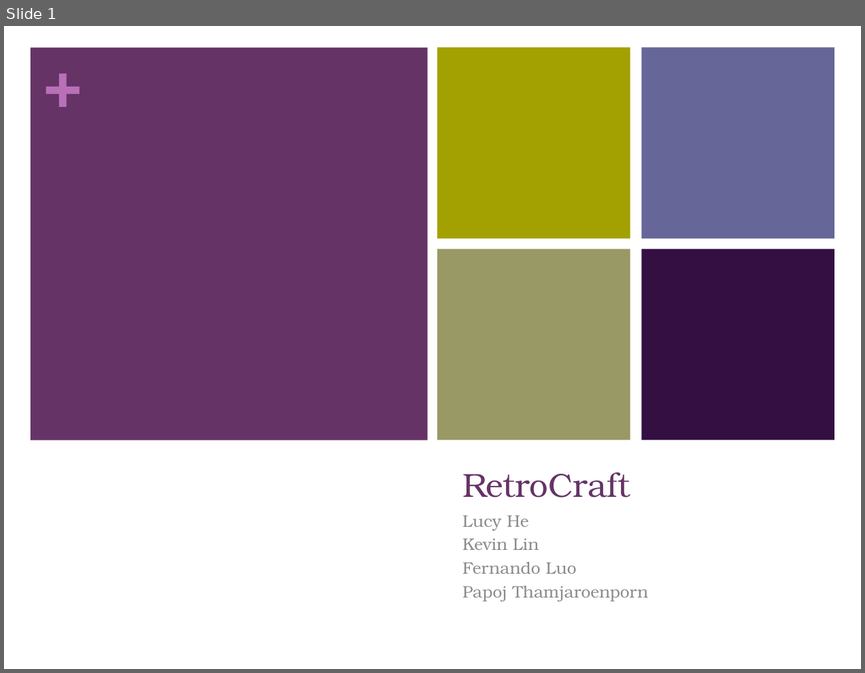
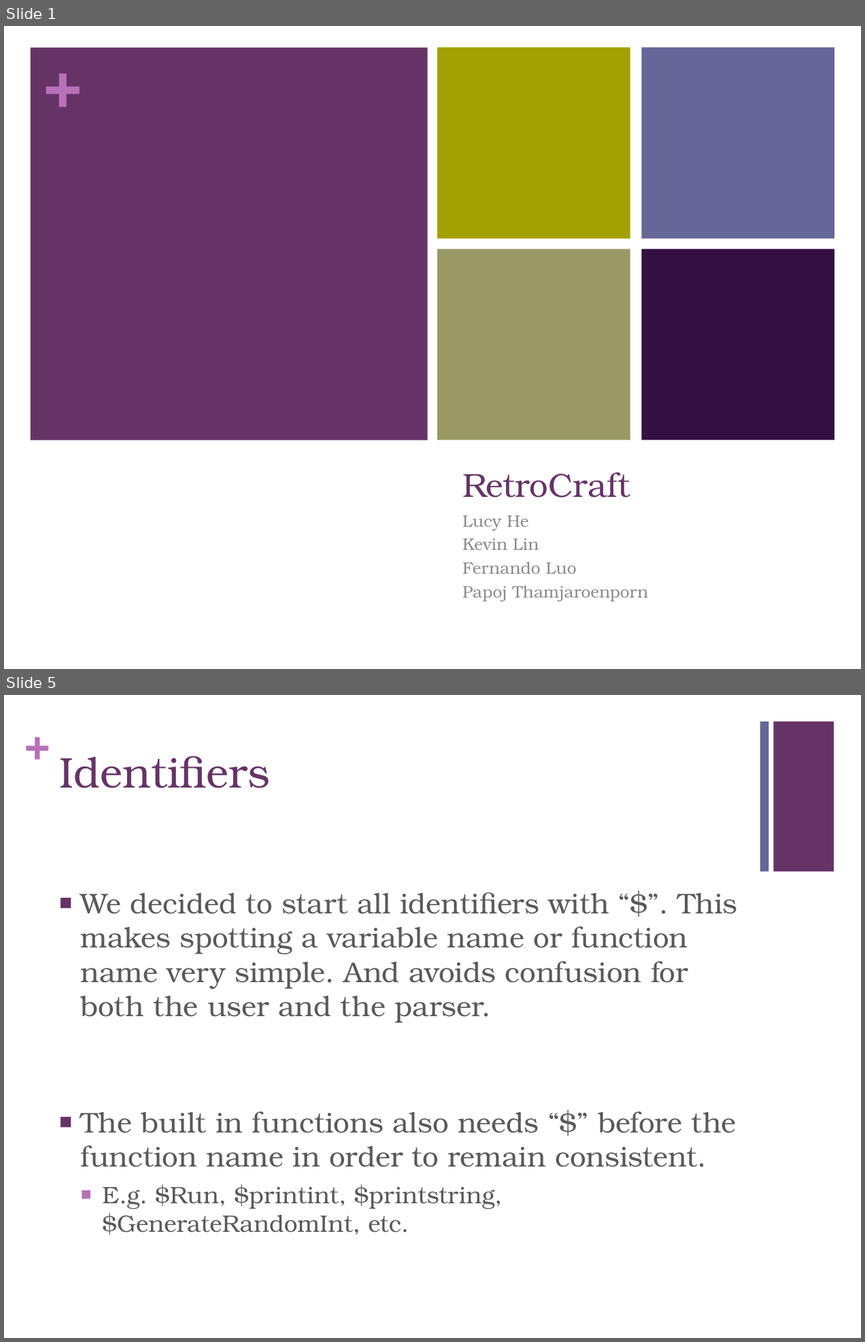
Before and after one commit to klin01/PLT, a slide deck: FinalReport/FinalPresent.pptx. Shown one above the other, each under a label of ours: slide 1 before the commit, slides 1 and 5 after it; the slides between them are not shown. The pictures are 865x673 and 865x1342 pixels, drawn with LibreOffice and Linux fonts; fonts in the diff are those of the drawing. Boxes give left, top, right and bottom in pixels: in the first picture for what was removed or moved away, otherwise in the second. Text is boxed around its words. In the diff, an @@ line names an element or a change of style, - is before the commit and + after.

```diff
--- a/FinalReport/FinalPresent.pptx
+++ b/FinalReport/FinalPresent.pptx
@@ slide 5 added at (4, 695, 861, 1338), background #FFFFFF @@
@@ text added at (24, 717, 50, 768), 36 pt, text #B870B8, bold @@
++
@@ rectangle added at (759, 722, 768, 872), fill #666699 @@
@@ rectangle added at (773, 722, 834, 872), fill #663366 @@
@@ title added at (59, 756, 270, 788), 36 pt, text #663366 @@
+Identifiers
@@ text added at (81, 892, 738, 1234), 24 pt, text #595959 @@
+■ We decided to start all identifiers with “$”. This makes spotting a variable name or function name very simple. And avoids confusion for both the user and the parser.
+■ The built in functions also needs “$” before the function name in order to remain consistent.
+  ■ E.g. $Run, $printint, $printstring, $GenerateRandomInt, etc.
```
Also in this commit, not shown: 1 slide changed, 3 other slides added.
